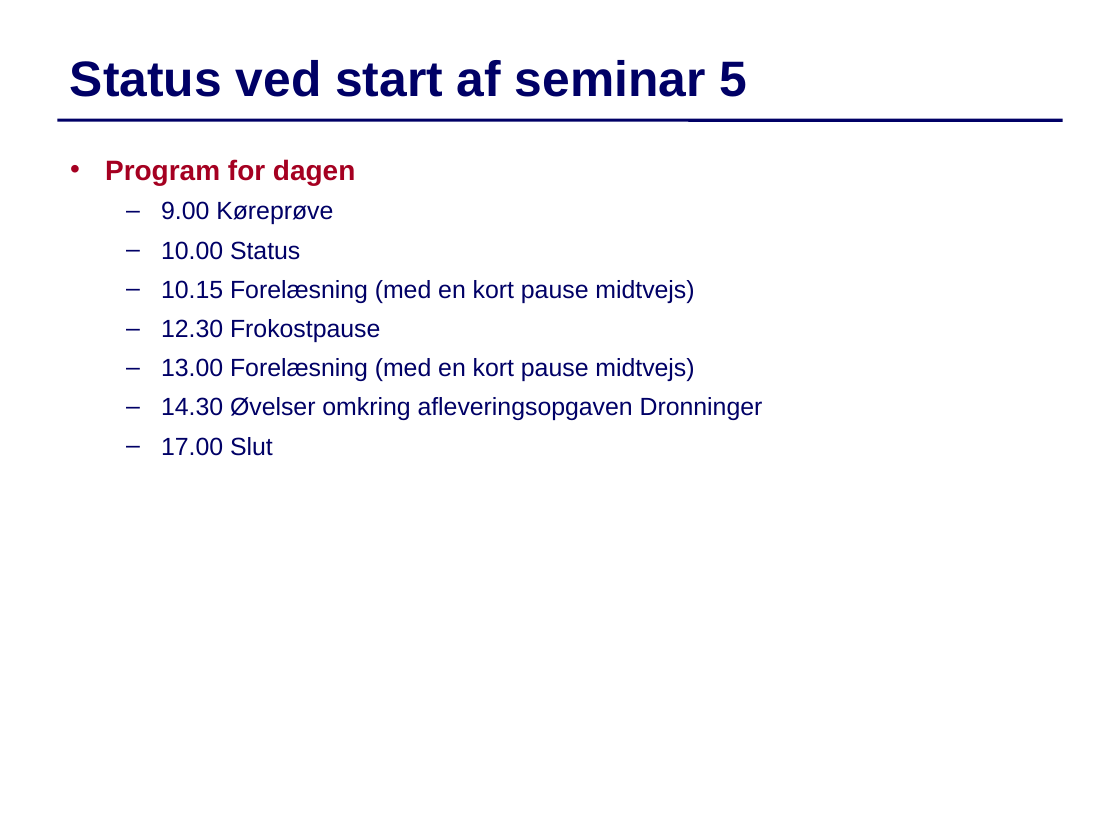
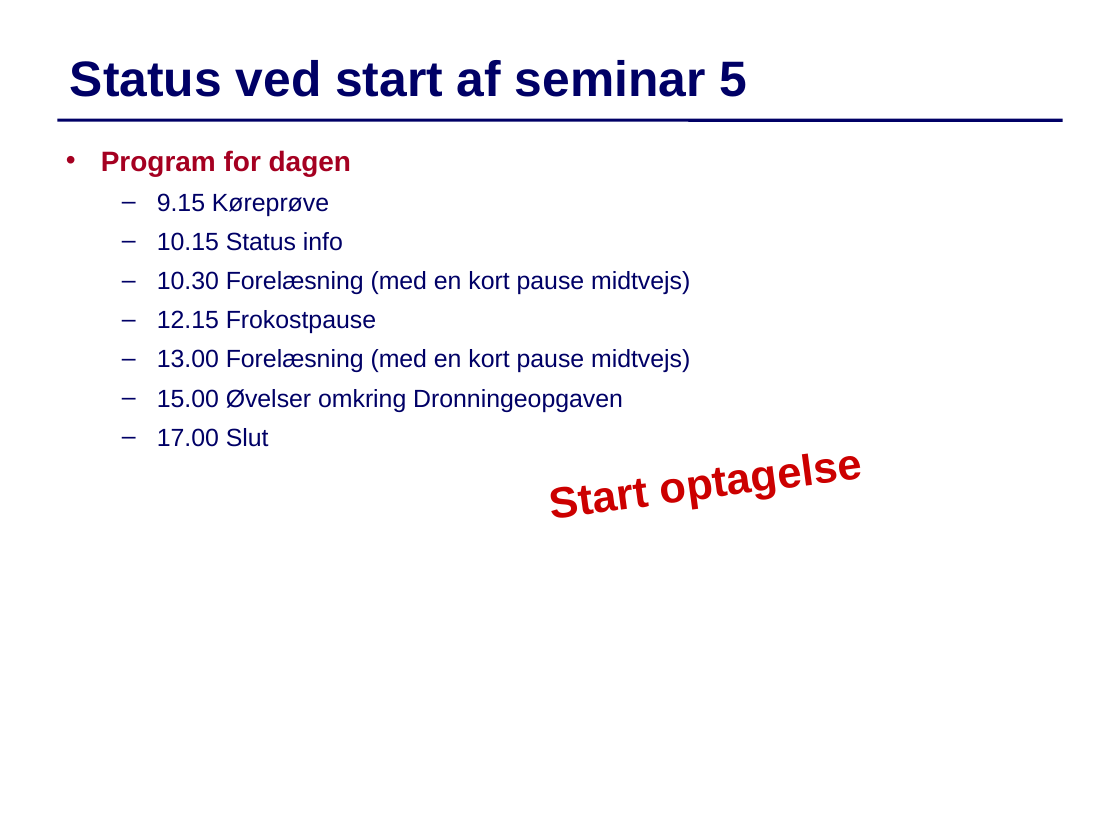
Before and after one commit to IntProgAU/Materiale, a slide deck: slide 1 of web/g22/status/Status5.pptx. Drawn at 1120x840 pixels with LibreOffice and Linux fonts; fonts in the diff are those of the drawing. Boxes give left, top, right and bottom in pixels: in the first picture for what was removed or moved away, otherwise in the second. Text is boxed around its words. In the diff, an @@ line names an element or a change of style, - is before the commit and + after.

```diff
--- a/web/g22/status/Status5.pptx
+++ b/web/g22/status/Status5.pptx
@@ text "Program for dagen": place and size @@
-text "Program for dagen" at [105, 159, 763, 456]
+text "Program for dagen" at [101, 150, 690, 447]
@@ text at [157, 193, 690, 333]: text changed @@
-  – 9.00 Køreprøve
-  – 10.00 Status
-  – 10.15 Forelæsning (med en kort pause midtvejs)
-  – 12.30 Frokostpause
+  – 9.15 Køreprøve
+  – 10.15 Status info
+  – 10.30 Forelæsning (med en kort pause midtvejs)
+  – 12.15 Frokostpause
@@ text at [157, 389, 623, 412]: text changed @@
-  – 14.30 Øvelser omkring afleveringsopgaven Dronninger
+  – 15.00 Øvelser omkring Dronningeopgaven
@@ text added at [552, 478, 650, 518], 28 pt, text #CC0000, bold @@
+Start optagelse
```
Also in this commit, not shown: 2 other slides changed, 1 slide removed.
